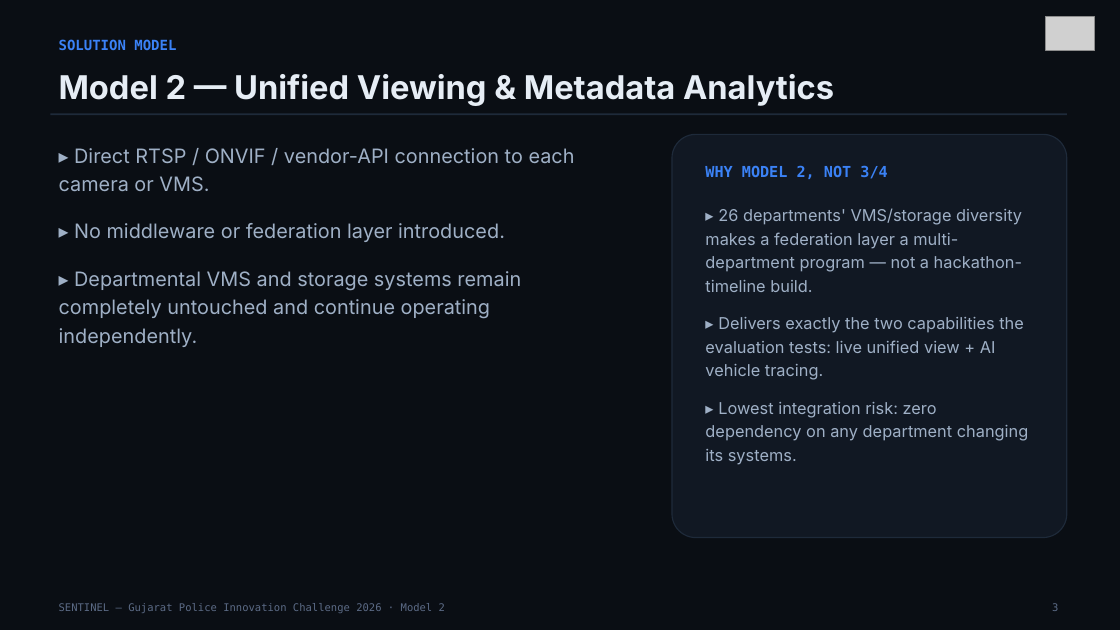
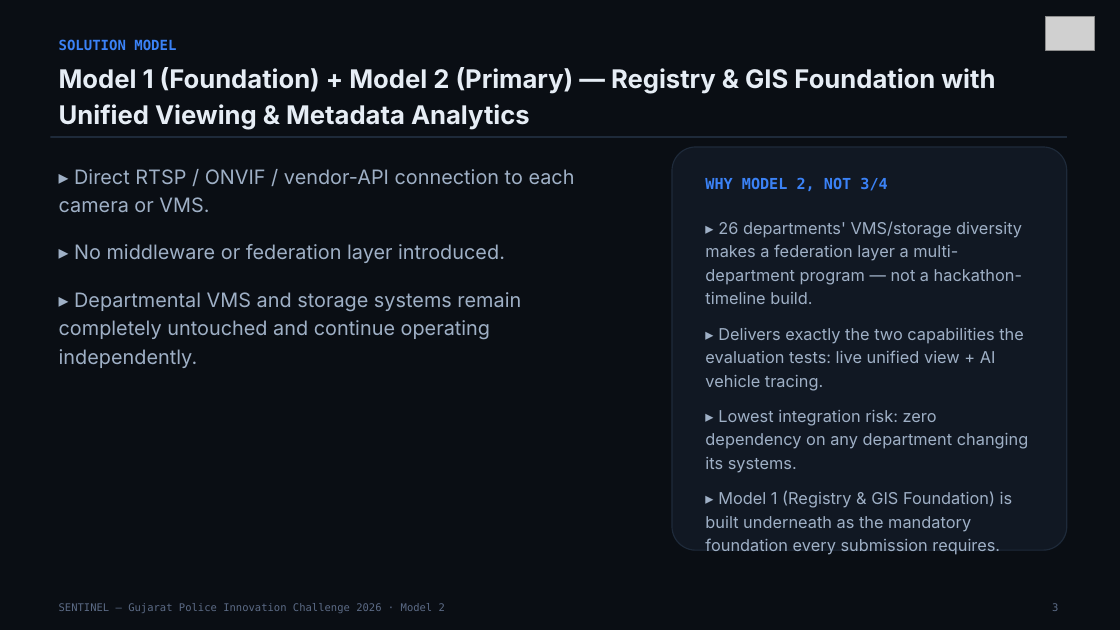
Before and after one commit to rajshah0928/gog_sentinel, a slide deck: slide 3 of docs/Sentinel_Solution_Presentation.pptx. Drawn at 1120x630 pixels with LibreOffice and Linux fonts; fonts in the diff are those of the drawing; grey boxes stand for pictures. Boxes give left, top, right and bottom in pixels: in the first picture for what was removed or moved away, otherwise in the second. Text is boxed around its words. In the diff, an @@ line names an element or a change of style, - is before the commit and + after.

Commit message:
Model 1 updates

```diff
--- a/docs/Sentinel_Solution_Presentation.pptx
+++ b/docs/Sentinel_Solution_Presentation.pptx
@@ text at (59,67,995,130): text changed; size 28 to 22 pt @@
-Model 2 — Unified Viewing & Metadata Analytics
+Model 1 (Foundation) + Model 2 (Primary) — Registry & GIS Foundation with Unified Viewing & Metadata Analytics
@@ rectangle: place and size @@
-rectangle at (50,113,1067,115)
+rectangle at (50,136,1067,138)
@@ 2 texts, 1 rounded rectangle: place and size @@
-2 texts, 1 rounded rectangle at (672,134,1067,538)
+2 texts, 1 rounded rectangle at (672,147,1067,550)
@@ text "▸ Direct RTSP / ONVIF ...": place and size @@
-text "▸ Direct RTSP / ONVIF ..." at (59,148,575,347)
+text "▸ Direct RTSP / ONVIF ..." at (59,169,575,368)
@@ text at (705,221,1029,473): less space between paragraphs @@
@@ text at (705,491,1013,532): paragraph added @@
+▸ Model 1 (Registry & GIS Foundation) is built underneath as the mandatory foundation every submission requires.
```
Also in this commit, not shown: 11 other slides changed, 1 slide added, 13 other files.
